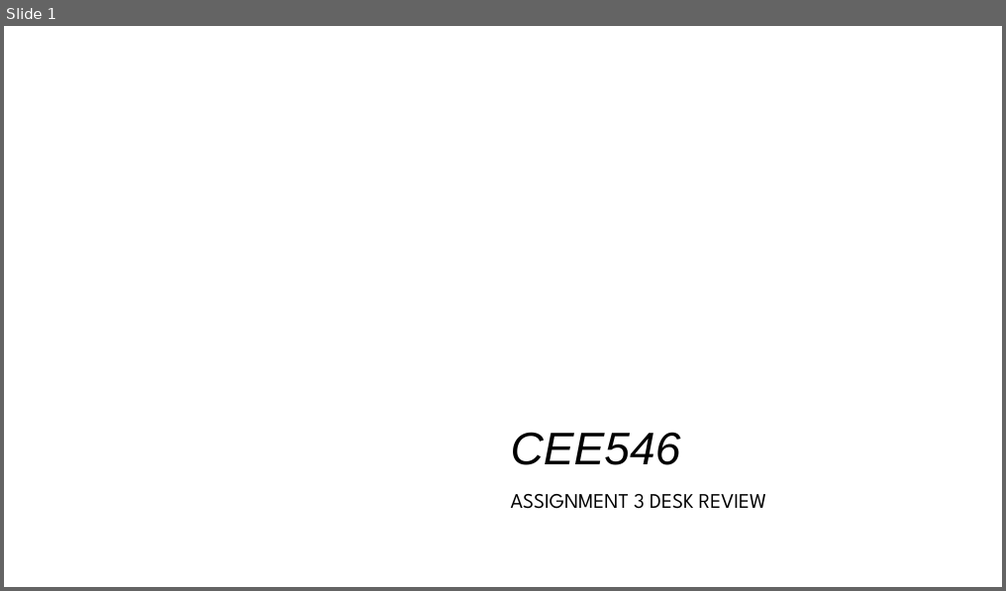
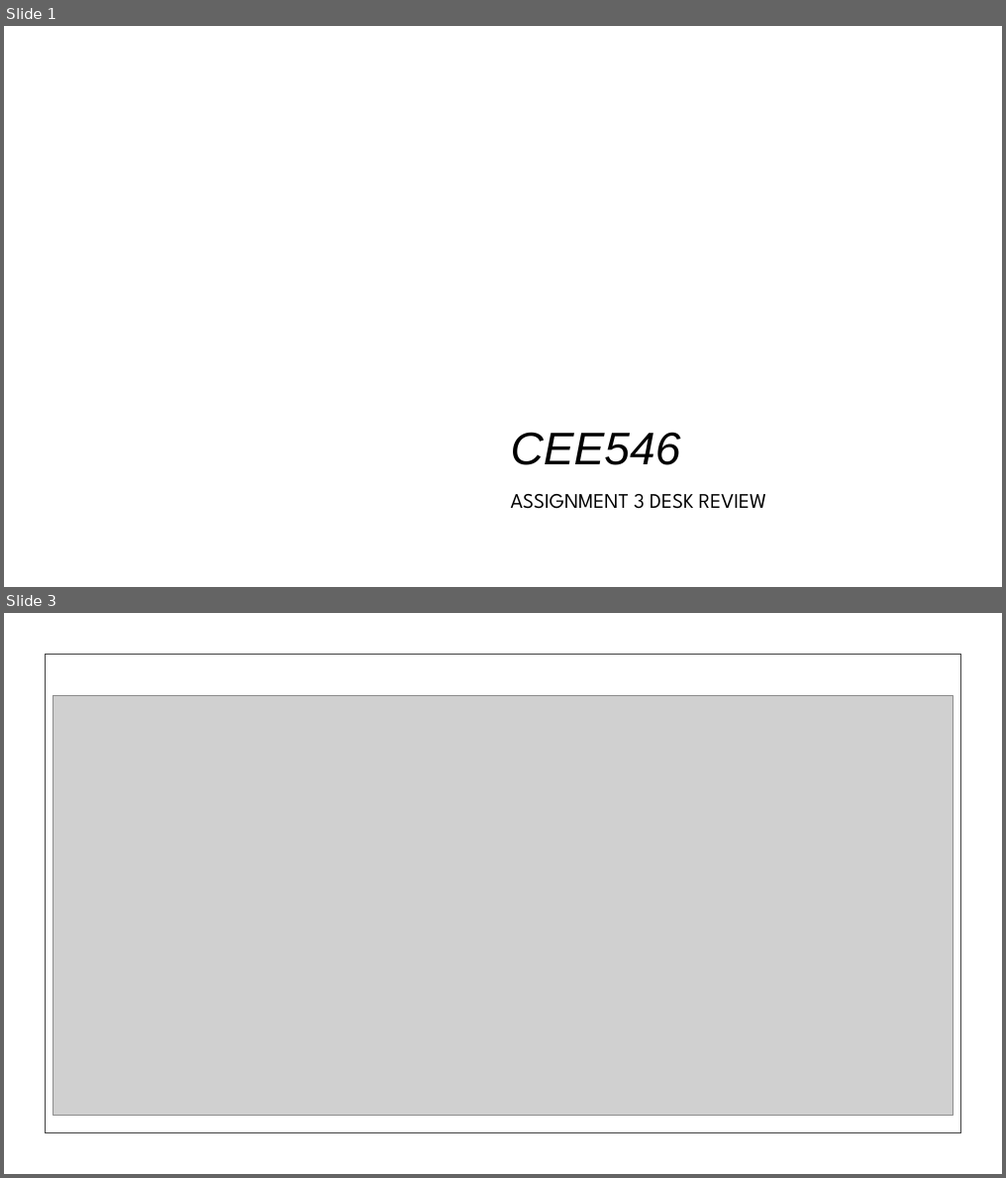
Before and after one commit to arpastrana/equad, a slide deck: presentation/DesignReview.pptx. Shown one above the other, each under a label of ours: slide 1 before the commit, slides 1 and 3 after it; the slides between them are not shown. The pictures are 1006x591 and 1006x1178 pixels, drawn with LibreOffice and Linux fonts; fonts in the diff are those of the drawing; grey boxes stand for pictures; background and template pictures are left out. Boxes give left, top, right and bottom in pixels: in the first picture for what was removed or moved away, otherwise in the second. Text is boxed around its words. In the diff, an @@ line names an element or a change of style, - is before the commit and + after.

```diff
--- a/presentation/DesignReview.pptx
+++ b/presentation/DesignReview.pptx
@@ slide 3 added at (x1=4, y1=613, x2=1002, y2=1174), background #FFFFFF @@
@@ freeform shape added at (x1=4, y1=639, x2=252, y2=756), fill #7BB11F at 20% opacity @@
@@ rectangle added at (x1=4, y1=613, x2=1002, y2=1174), fill #FFFFFF @@
@@ rectangle added at (x1=46, y1=655, x2=960, y2=1134), fill #FFFFFF, outline #404040 1 pt @@
@@ picture added at (x1=54, y1=696, x2=952, y2=1115) @@
```
Also in this commit, not shown: 10 other slides added, 2 other files.
